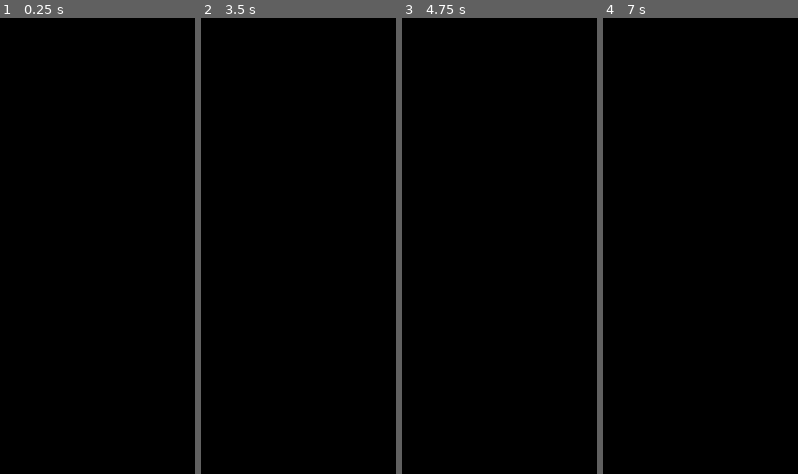
Above: before the commit, frames 1-4 (left to right).
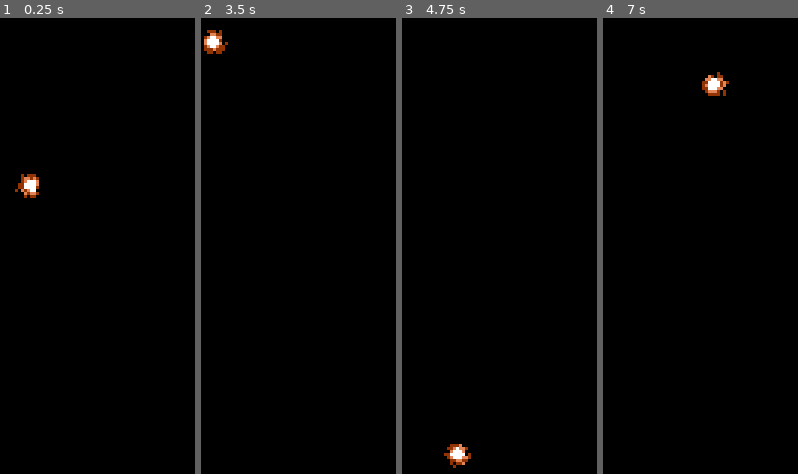
Above: after the commit, the same moments.

Repository: gunzblazincourier/gunzblazin-contra
Game: Godot game, scene res://Bullet/bullet_f.tscn
The game is run twice, just before and just after one commit, with the same random seed, the same clock (stepped at 60 frames per second) and the same inputs. This scene is started directly instead of the project's main scene.
Inputs:
- Up to frame 1 (0.25 s): no input
- Up to frame 2 (3.5 s): hold Right (right) 0.53-2.03 s; tap 1 (1) at 0.6 s; tap X (jump) at 0.77, 1.52, 3.02 s; tap 2 (2) at 0.8, 1.35 s; tap 3 (3) at 1.55, 2.1 s; tap Enter at 2 s; hold Left (left) 2.03-2.78 s; tap 4 (4) at 2.3, 2.85 s; tap Space at 2.75 s; hold Right (right) from 2.78 s (still down); tap 5 (5) at 3.05 s
- Up to frame 3 (4.75 s): tap Enter at 3.5 s; hold Z (shoot) 3.53-4.28 s; tap 5 (5) at 3.6 s; tap X (jump) at 3.77, 4.52 s; release Right (right) at 4.28 s; hold Left (left) from 4.28 s (still down); tap Z (shoot) at 4.35 s; tap 1 (1) at 4.55 s
- Up to frame 4 (7 s): release Left (left) at 5.03 s; hold Right (right) 5.03-5.78 s; tap 1 (1) at 5.1 s; tap 2 (2) at 5.3, 5.85 s; tap Space at 5.75 s; hold Left (left) from 5.78 s (still down); tap X (jump) at 6.02, 6.77 s; tap 3 (3) at 6.05, 6.6 s; tap Enter at 6.5 s; tap 4 (4) at 6.8 s

The runs differ from the first frame. In frame 1, 0.4% of the frame differs, in the area x 7-20%, y 34-40%; in frame 2, 0.5%; in frame 3, 0.4%; in frame 4, 0.5%, in the area x 50-65%, y 11-18%.

Commit message:
feat: Make Flamegun's trajectory very similar to that of Contra

Diff:
--- a/Bullet/bullet_f.gd
+++ b/Bullet/bullet_f.gd
@@ -1,30 +1,47 @@
 extends Area2D
 
-const BULLET_SPEED: int = 450
+const BULLET_SPEED: int = 330
+var dir: float
 var has_angle_reached: bool = false
 var rotation_value: float
 @onready var rotation_stop_timer: Timer = $RotationStopTimer
 @onready var queue_free_timer: Timer = $QueueFreeTimer
+@onready var timer: Timer = $Timer
+@onready var timer_2: Timer = $Timer2
 
 
 func _ready() -> void:
+	#Engine.time_scale = 0.5
+	dir = Global.player_sprite_direction
 	queue_free_timer.start()
-	rotation_value = 0.1 * Global.player_sprite_direction
+	rotation_stop_timer.start()
+	print("1")
+	#if timer.is_stopped():
+		#rotation_value = 0.08 * Global.player_sprite_direction
+	#else:
+
 	#if transform.x.x == 1.75*PI:
 		#rotation_value = 0.1
 	#else:
 		#rotation_value = -0.1
 
+	#if not timer.is_stopped():
+		#rotate()
+
 
 # Travels in constant direction
 func _physics_process(delta: float) -> void:
+	#print(queue_free_timer.time_left)
 	#var rotation_reset: float = fmod(rotation, 2*PI)
 	#print(rotation_degrees)
 	#print(has_angle_reached)
 	position += transform.x * BULLET_SPEED * delta
 	#position.x += BULLET_SPEED * delta
-	rotate(rotation_value)
-	print(transform.x)
+	if timer.is_stopped():
+		rotate(0.08 * dir)
+	else:
+		rotate(0.3 * dir)
+	#print(transform.x)
 	#if has_angle_reached == false and rotation_reset > PI/2:
 		#print("true")
 		#has_angle_reached = true
@@ -39,4 +56,24 @@
 
 
 func _on_queue_free_timer_timeout() -> void:
-	queue_free()
+	#queue_free()
+	pass
+
+
+func _on_body_entered(_body: Node2D) -> void:
+	print(queue_free_timer.time_left)
+
+
+func _on_rotation_stop_timer_timeout() -> void:
+	timer.start()
+	print("2")
+
+func _on_timer_timeout() -> void:
+	#rotation = dir * 1.5*PI
+	timer_2.start()
+	print("3")
+
+func _on_timer_2_timeout() -> void:
+	#rotation = dir * -PI/3
+	rotation_stop_timer.start()
+	print("4")
--- a/Bullet/bullet_f.tscn
+++ b/Bullet/bullet_f.tscn
@@ -20,12 +20,23 @@
 shape = SubResource("RectangleShape2D_4n8gp")
 
 [node name="RotationStopTimer" type="Timer" parent="."]
+wait_time = 0.25
+one_shot = true
+
+[node name="QueueFreeTimer" type="Timer" parent="."]
+wait_time = 5.0
+one_shot = true
+
+[node name="Timer" type="Timer" parent="."]
 wait_time = 0.05
 one_shot = true
 
-[node name="QueueFreeTimer" type="Timer" parent="."]
+[node name="Timer2" type="Timer" parent="."]
+wait_time = 0.088
 one_shot = true
 
 [connection signal="body_entered" from="." to="." method="_on_body_entered"]
 [connection signal="timeout" from="RotationStopTimer" to="." method="_on_rotation_stop_timer_timeout"]
 [connection signal="timeout" from="QueueFreeTimer" to="." method="_on_queue_free_timer_timeout"]
+[connection signal="timeout" from="Timer" to="." method="_on_timer_timeout"]
+[connection signal="timeout" from="Timer2" to="." method="_on_timer_2_timeout"]
--- a/Player/player.gd
+++ b/Player/player.gd
@@ -244,6 +244,8 @@
 
 						spawn_bullet(bullet_f)
 						#bullet_f.rotate(sprite_direction * 1.75*PI)
+						#bullet_f.rotate(sprite_direction * -PI/2)
+						bullet_f.rotate(sprite_direction * -PI/3)
 
 
 func _physics_process(delta: float) -> void:
--- a/project.godot
+++ b/project.godot
@@ -69,6 +69,7 @@
 
 window/size/viewport_width=256
 window/size/viewport_height=240
+window/size/mode=4
 window/stretch/mode="viewport"
 window/stretch/scale_mode="integer"
 
